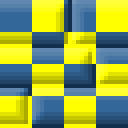
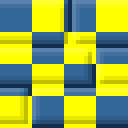
Revision of a layered 128x128 image; what changed, layer by layer:
pixels changed over [0, 0, 128, 124] (layer not identified)
